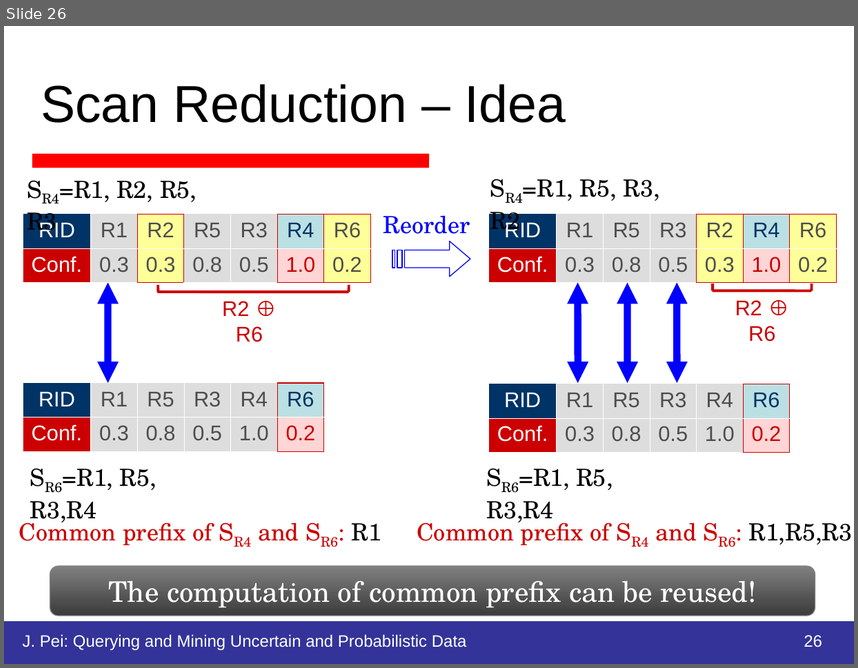
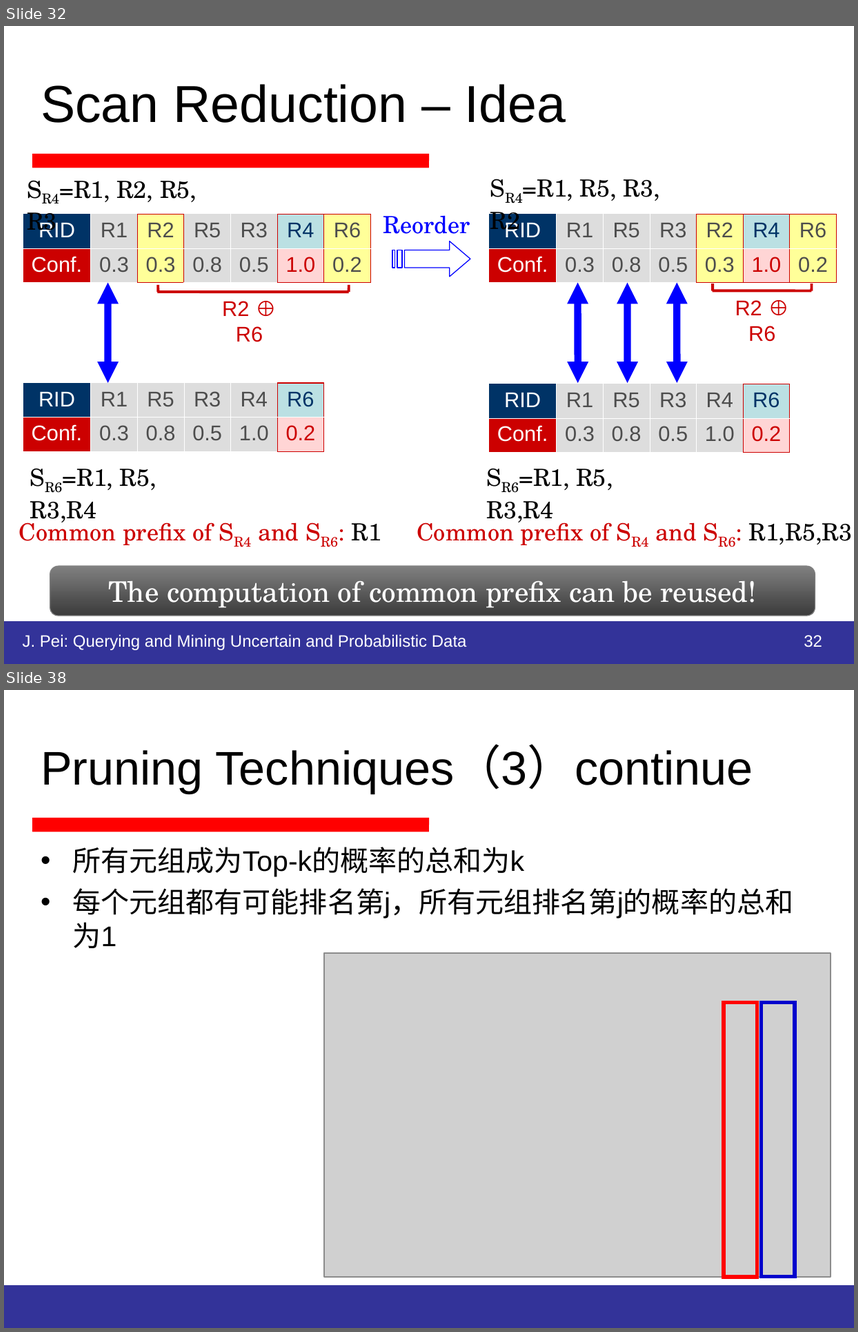
Before and after one commit to HiltonWei/wpstest, a slide deck: branches/区钺坚/读书报告/不确定性数据的查询分析处理.ppt. Shown one above the other, each under a label of ours: slide 26 before the commit, slides 32 and 38 after it; the slides between them are not shown. The pictures are 858x668 and 858x1332 pixels, drawn with LibreOffice and Linux fonts; fonts in the diff are those of the drawing; grey boxes stand for pictures. Boxes give left, top, right and bottom in pixels: in the first picture for what was removed or moved away, otherwise in the second. Text is boxed around its words. In the diff, an @@ line names an element or a change of style, - is before the commit and + after.

```diff
--- a/branches/区钺坚/读书报告/不确定性数据的查询分析处理.ppt
+++ b/branches/区钺坚/读书报告/不确定性数据的查询分析处理.ppt
@@ slide 38 added at (4,690,854,1328), background #FFFFFF; not listed: 2 template elements that a slide beside it also shows @@
@@ title added at (41,747,753,793), 40 pt, text #000000 @@
+Pruning Techniques（3）continue
@@ text added at (72,847,793,918), 24 pt, text #000000 @@
+• 所有元组成为Top-k的概率的总和为k
+• 每个元组都有可能排名第j，所有元组排名第j的概率的总和为1
@@ picture added at (324,953,831,1276) @@
@@ rectangle added at (724,1002,757,1276), outline #FF0000 3 pt @@
@@ rectangle added at (762,1002,795,1276), outline #0000CC 3 pt @@
@@ what was slide 26 is now slide 32 @@
@@ page number at (804,635,822,647): text changed @@
-26
+32
```
Also in this commit, not shown: 14 slides changed, 9 other slides added, 1 slide removed, 4 other files.
